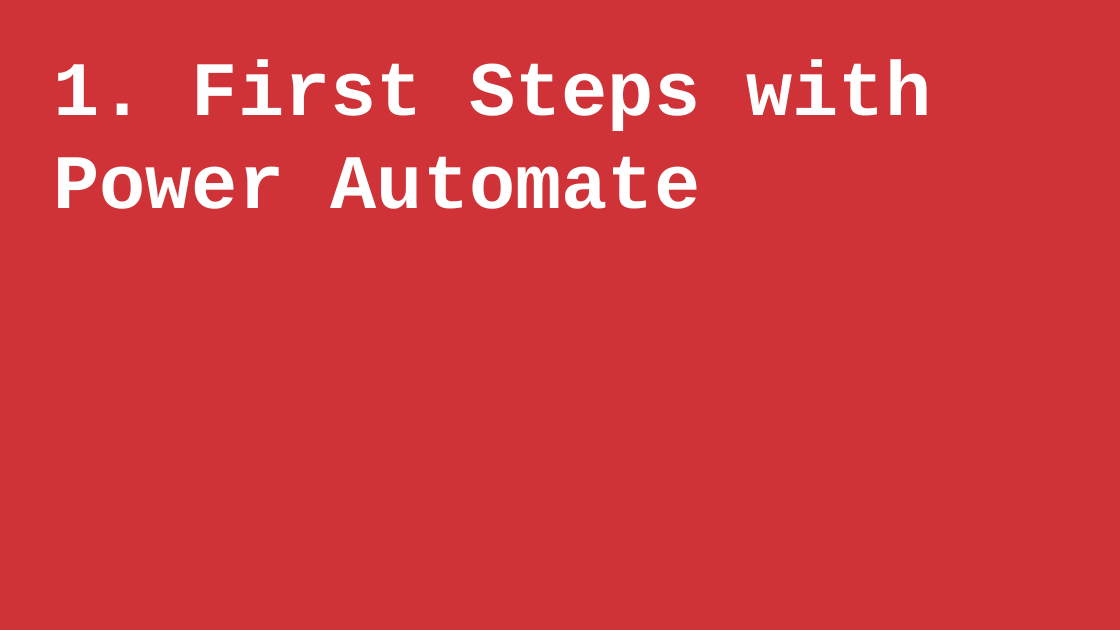
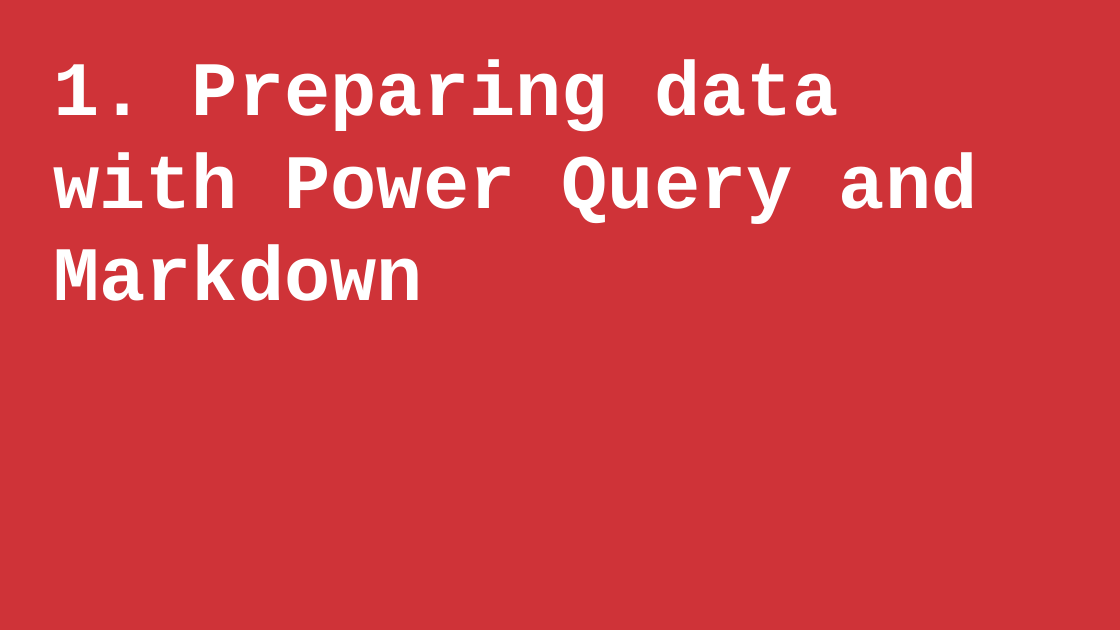
Before and after one commit to stringfestdata/gen-ai-for-excel-masterclass, a slide deck: slide 4 of gen-ai-for-excel-masterclass.pptx (slide 5 before the commit). Drawn at 1120x630 pixels with LibreOffice and Linux fonts; fonts in the diff are those of the drawing. Boxes give left, top, right and bottom in pixels: in the first picture for what was removed or moved away, otherwise in the second. Text is boxed around its words. In the diff, an @@ line names an element or a change of style, - is before the commit and + after.

```diff
--- a/gen-ai-for-excel-masterclass.pptx
+++ b/gen-ai-for-excel-masterclass.pptx
@@ text at (53, 60, 978, 301): text changed @@
-1. First Steps with Power Automate
+1. Preparing data with Power Query and Markdown
```
Also in this commit, not shown: 6 other slides changed, 12 slides added, 16 slides removed, 14 other files.
